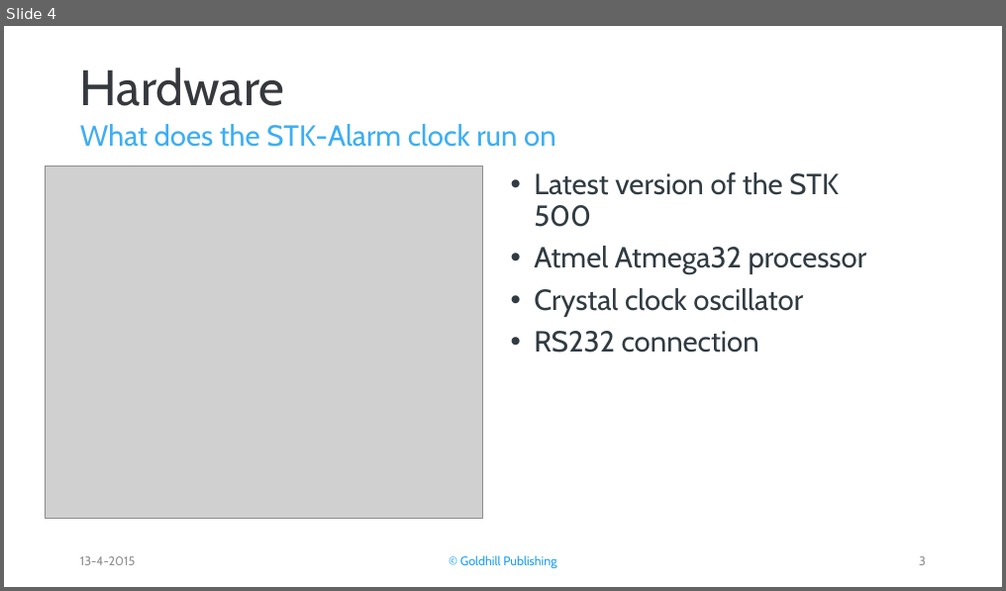
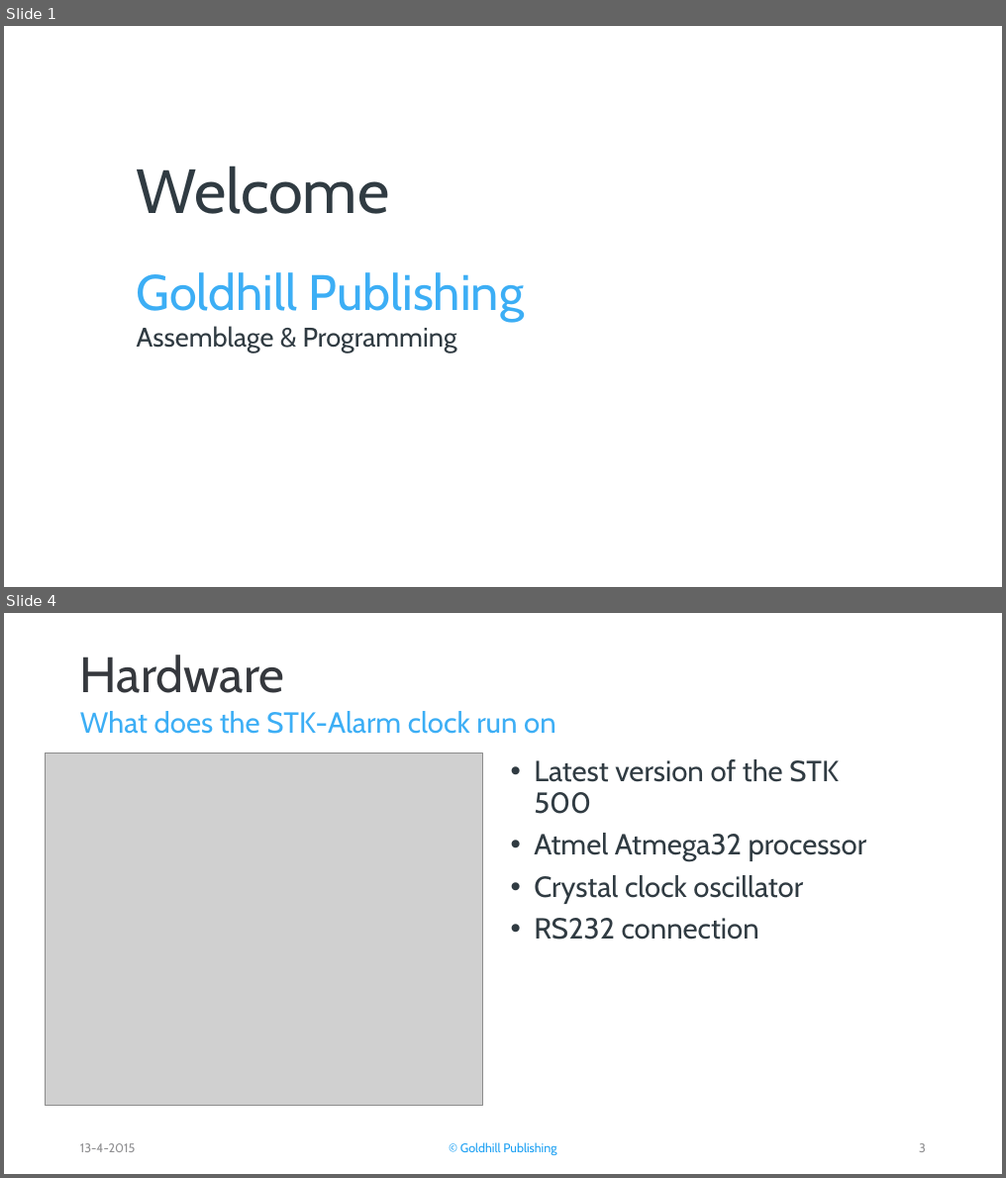
Before and after one commit to SergenN/Alarmklok, a slide deck: Presentatie.pptx. Shown one above the other, each under a label of ours: slide 4 before the commit, slides 1 and 4 after it; the slides between them are not shown. The pictures are 1006x591 and 1006x1178 pixels, drawn with LibreOffice and Linux fonts; fonts in the diff are those of the drawing; grey boxes stand for pictures; background and template pictures are left out. Boxes give left, top, right and bottom in pixels: in the first picture for what was removed or moved away, otherwise in the second. Text is boxed around its words. In the diff, an @@ line names an element or a change of style, - is before the commit and + after.

Commit message:
update

```diff
--- a/Presentatie.pptx
+++ b/Presentatie.pptx
@@ slide 1 added at (4,26,1002,587), background picture (left out) @@
@@ title added at (137,166,390,214), 60 pt, text #303B42 @@
+Welcome
@@ text added at (137,273,525,321), 48 pt, text #3CAEF5 @@
+Goldhill Publishing
@@ text added at (137,326,457,353), 25.9 pt, text #303B42 @@
+Assemblage & Programming
```
Also in this commit, not shown: 7 slides changed, 1 slide removed.
